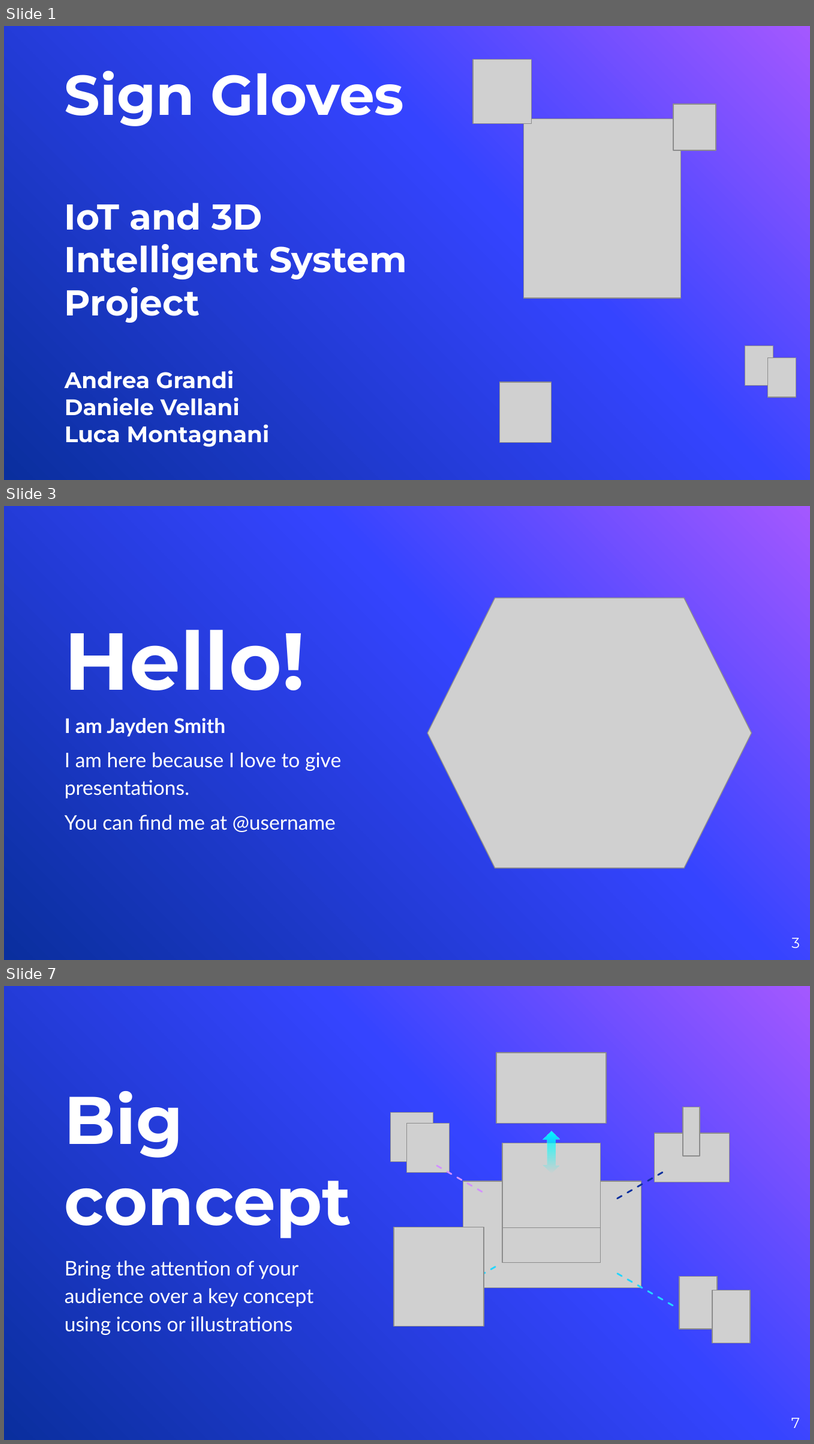
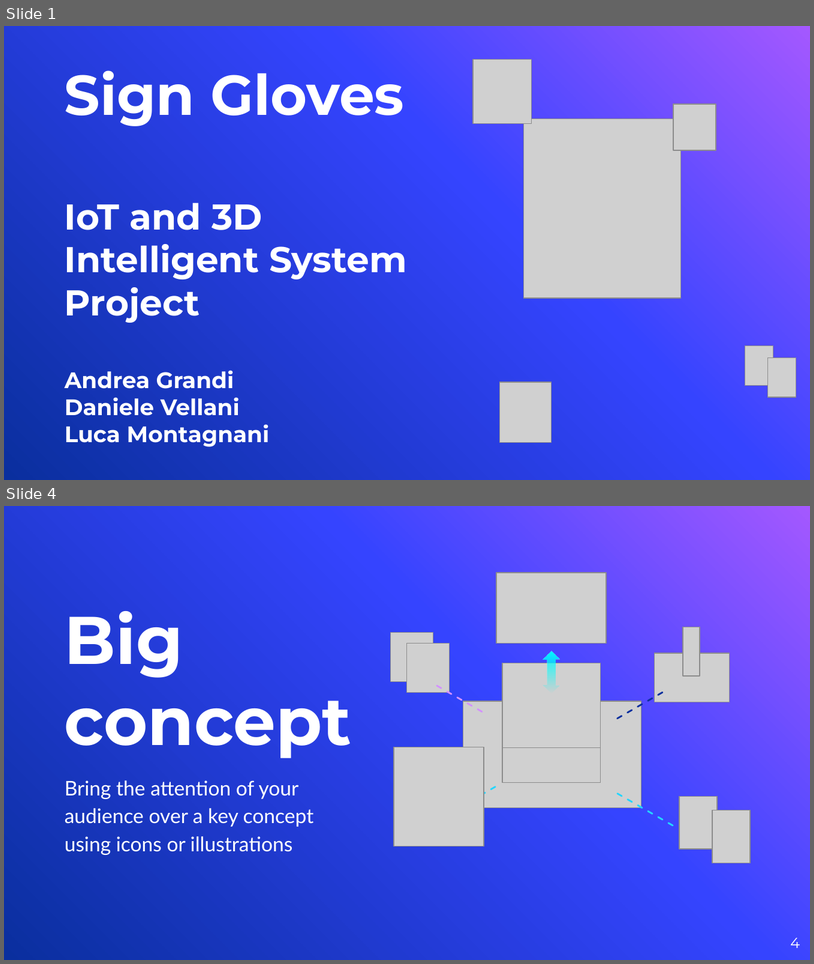
Before and after one commit to andrea-grandi/iot_project, a slide deck: presentation/presentation.pptx. Shown one above the other, each under a label of ours: slides 1, 3 and 7 before the commit, slides 1 and 4 after it; the slides between them are not shown. The pictures are 814x1444 and 814x964 pixels, drawn with LibreOffice and Linux fonts; fonts in the diff are those of the drawing; grey boxes stand for pictures; background and template pictures are left out. Boxes give left, top, right and bottom in pixels: in the first picture for what was removed or moved away, otherwise in the second. Text is boxed around its words. In the diff, an @@ line names an element or a change of style, - is before the commit and + after.

```diff
--- a/presentation/presentation.pptx
+++ b/presentation/presentation.pptx
@@ slide 3 removed at bbox=[4, 506, 810, 960], background picture (left out) @@
@@ picture removed at bbox=[428, 598, 752, 868] @@
@@ title removed at bbox=[65, 630, 305, 690] @@
-Hello!
@@ subtitle removed at bbox=[65, 718, 341, 832] @@
-I am Jayden Smith
-I am here because I love to give presentations.
-You can find me at @username
@@ page number removed at bbox=[792, 937, 800, 948] @@
-3
@@ what was slide 7 is now slide 4 @@
@@ page number at bbox=[791, 937, 800, 948]: text changed @@
-7
+4
```
Also in this commit, not shown: 6 slides changed, 3 other slides removed.
